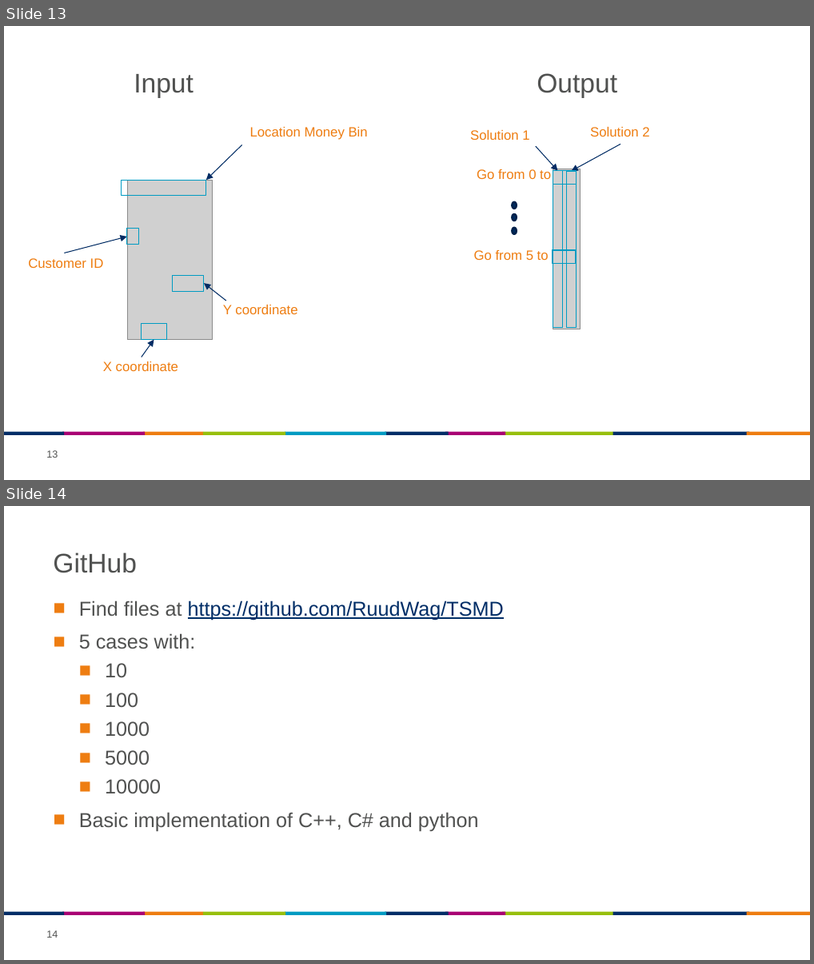
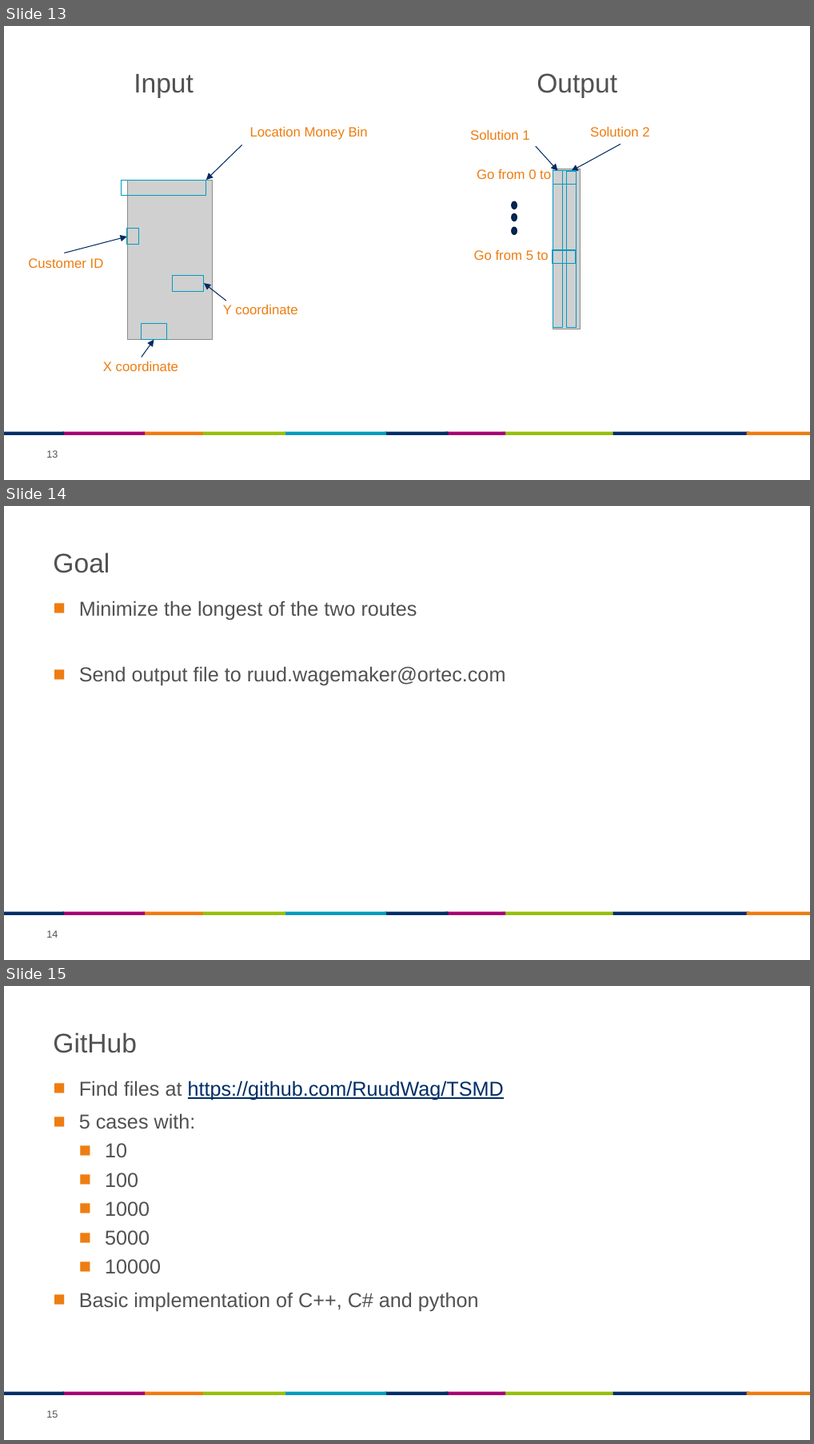
Before and after one commit to RuudWag/TSMD, a slide deck: Presentation.pptx. Shown one above the other, each under a label of ours: slides 13 and 14 before the commit, slides 13, 14 and 15 after it. The pictures are 814x964 and 814x1444 pixels, drawn with LibreOffice and Linux fonts; fonts in the diff are those of the drawing; grey boxes stand for pictures; background and template pictures are left out. Boxes give left, top, right and bottom in pixels: in the first picture for what was removed or moved away, otherwise in the second. Text is boxed around its words. In the diff, an @@ line names an element or a change of style, - is before the commit and + after.

Commit message:
presentation

```diff
--- a/Presentation.pptx
+++ b/Presentation.pptx
@@ slide 14 added at (x1=4, y1=506, x2=810, y2=960), background #FFFFFF; not listed: 10 template elements that a slide beside it also shows @@
@@ title added at (x1=53, y1=552, x2=110, y2=573), 24 pt, text #505150 @@
+Goal
@@ text added at (x1=79, y1=600, x2=506, y2=686), 18 pt, text #505150 @@
+■ Minimize the longest of the two routes
+■ Send output file to ruud.wagemaker@ortec.com
@@ page number added at (x1=46, y1=930, x2=58, y2=937), 9 pt, text #505150 @@
+14
@@ what was slide 14 is now slide 15 @@
@@ page number at (x1=46, y1=1410, x2=58, y2=1417): text changed @@
-14
+15
```
